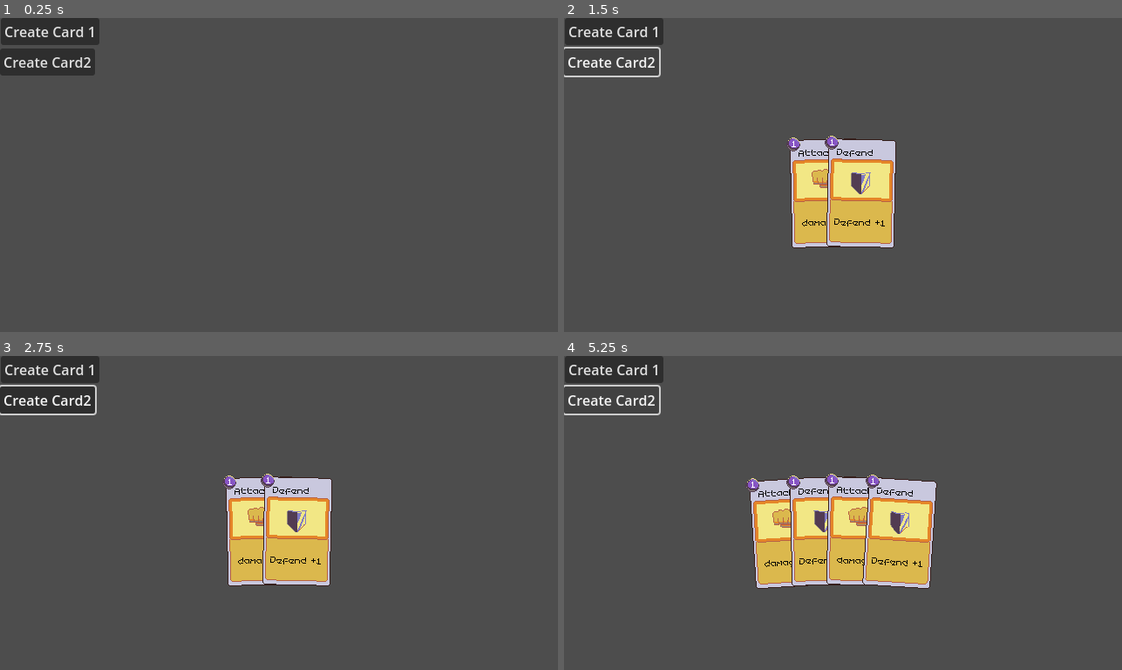
Above: before the commit, frames 1-4 (two rows, left to right).
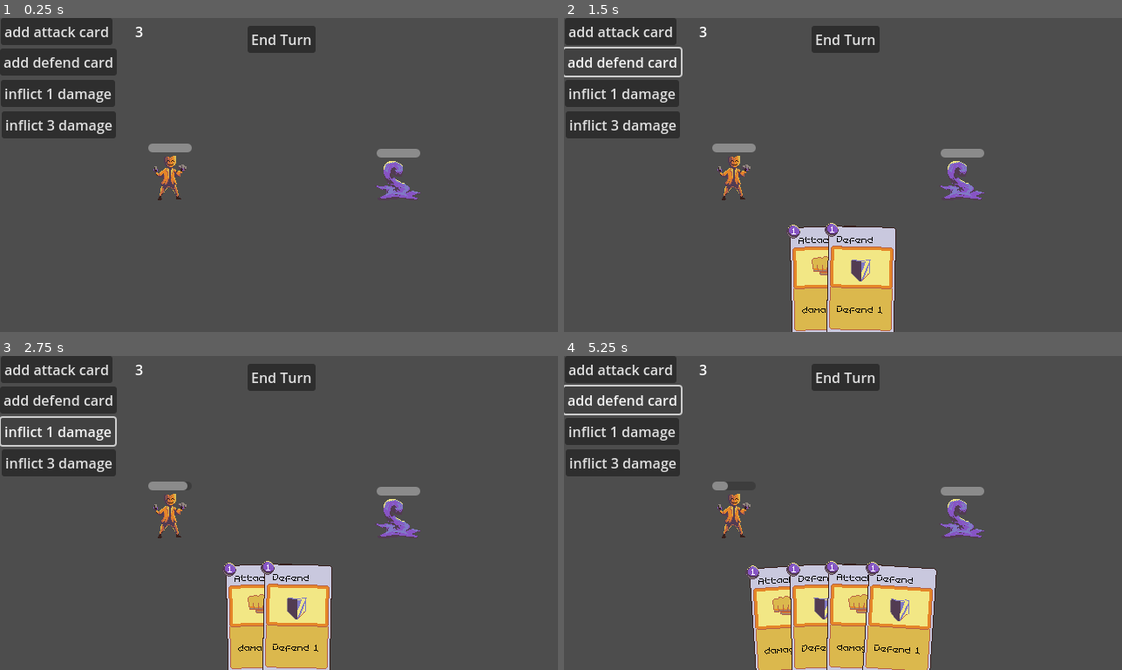
Above: after the commit, the same moments.

Repository: real-ezTheDev/rogue-like-deckbuilder-tutorial
Game: Godot game, scene res://scenes/main.tscn
Two runs of this game, one before a commit and one after it. Both use one fixed random seed, a clock stepped at 60 frames per second and the inputs below. Before the commit the project starts from res://scenes/deck_n_hand.tscn.
Inputs (mouse positions are in pixels of both pictures, inside the frame that each line leads up to):
- Up to frame 1 (0.25 s): no input
- Up to frame 2 (1.5 s): click "Create Card 1" (after the commit: "add attack card") at 0.5 s; click "Create Card2" (after the commit: "add defend card") at 1.25 s
- Up to frame 3 (2.75 s): click (55, 431) at 2 s, where only the run after the commit has a clickable "inflict 1 damage"
- Up to frame 4 (5.25 s): click (625, 462) at 2.75 s, where only the run after the commit has a clickable "inflict 3 damage"; click (843, 377) at 3.5 s, where only the run after the commit has a clickable "End Turn"; click "Create Card 1" (after the commit: "add attack card") at 4.25 s; click "Create Card2" (after the commit: "add defend card") at 5 s

The runs differ from the first frame. In frame 1, 6.6% of the frame differs, in the area x 0-76%, y 0-59%; in frame 2, 18%; in frame 3, 17%; in frame 4, 25%, in the area x 0-76%, y 0-100%.

Commit message:
add attack card functionality add defend card functionality add basic game loop add game over and victory screen

Diff:
--- a/project.godot
+++ b/project.godot
@@ -11,7 +11,7 @@
 [application]
 
 config/name="Roguelike_Deck_Builder"
-run/main_scene="res://scenes/deck_n_hand.tscn"
+run/main_scene="res://scenes/main.tscn"
 config/features=PackedStringArray("4.2", "Forward Plus")
 config/icon="res://icon.svg"
 
@@ -29,6 +29,11 @@
 "events": [Object(InputEventMouseButton,"resource_local_to_scene":false,"resource_name":"","device":-1,"window_id":0,"a …(253 unchanged characters)…
 ]
 }
+restart={
+"deadzone": 0.5,
+"events": [Object(InputEventKey,"resource_local_to_scene":false,"resource_name":"","device":-1,"window_id":0,"alt_pressed":false,"shift_pressed":false,"ctrl_pressed":false,"meta_pressed":false,"pressed":false,"keycode":0,"physical_keycode":82,"key_label":0,"unicode":114,"echo":false,"script":null)
+]
+}
 
 [rendering]
 
--- a/scenes/cards/AttackCard.tscn
+++ b/scenes/cards/AttackCard.tscn
@@ -1,11 +1,13 @@
-[gd_scene load_steps=4 format=3 uid="uid://ccre1vhma2dh7"]
+[gd_scene load_steps=5 format=3 uid="uid://ccre1vhma2dh7"]
 
-[ext_resource type="Script" path="res://scripts/cards/AttackCard.gd" id="1_e8par"]
 [ext_resource type="PackedScene" uid="uid://iirewyd8l7v6" path="res://scenes/Card.tscn" id="1_hsl6c"]
+[ext_resource type="Script" path="res://scripts/cards/UsuableCard.gd" id="1_sv45s"]
 [ext_resource type="Texture2D" uid="uid://ctljr3vkdpoiw" path="res://sprites/attack_card_image.png" id="2_bifgg"]
+[ext_resource type="Script" path="res://scripts/cards/AttackAction.gd" id="4_tty0c"]
 
-[node name="AttackCard" type="Node2D"]
-script = ExtResource("1_e8par")
+[node name="AttackCard" type="Node2D" node_paths=PackedStringArray("action")]
+script = ExtResource("1_sv45s")
+action = NodePath("AttackAction")
 
 [node name="Card" parent="." node_paths=PackedStringArray("card_image") instance=ExtResource("1_hsl6c")]
 card_name = "Attack"
@@ -16,5 +18,8 @@
 position = Vector2(0, -15)
 texture = ExtResource("2_bifgg")
 
+[node name="AttackAction" type="Node2D" parent="."]
+script = ExtResource("4_tty0c")
+
 [connection signal="mouse_entered" from="Card" to="." method="_on_card_mouse_entered"]
 [connection signal="mouse_exited" from="Card" to="." method="_on_card_mouse_exited"]
--- a/scenes/cards/DefendCard.tscn
+++ b/scenes/cards/DefendCard.tscn
@@ -1,20 +1,25 @@
-[gd_scene load_steps=4 format=3 uid="uid://imik7n637hym"]
+[gd_scene load_steps=5 format=3 uid="uid://imik7n637hym"]
 
-[ext_resource type="Script" path="res://scripts/cards/DefendCard.gd" id="1_57rb8"]
+[ext_resource type="Script" path="res://scripts/cards/UsuableCard.gd" id="1_bl3qi"]
 [ext_resource type="PackedScene" uid="uid://iirewyd8l7v6" path="res://scenes/Card.tscn" id="1_cm0x3"]
 [ext_resource type="Texture2D" uid="uid://d1ktcdtttm134" path="res://sprites/defend_card_image.png" id="2_afu8r"]
+[ext_resource type="Script" path="res://scripts/cards/DefendAction.gd" id="4_g168s"]
 
-[node name="DefendCard" type="Node2D"]
-script = ExtResource("1_57rb8")
+[node name="DefendCard" type="Node2D" node_paths=PackedStringArray("action")]
+script = ExtResource("1_bl3qi")
+action = NodePath("DefendAction")
 
 [node name="Card" parent="." node_paths=PackedStringArray("card_image") instance=ExtResource("1_cm0x3")]
 card_name = "Defend"
-card_description = "Defend +1"
+card_description = "Defend 1"
 card_image = NodePath("../CardImage")
 
 [node name="CardImage" type="Sprite2D" parent="."]
 position = Vector2(0, -15)
 texture = ExtResource("2_afu8r")
 
+[node name="DefendAction" type="Node2D" parent="."]
+script = ExtResource("4_g168s")
+
 [connection signal="mouse_entered" from="Card" to="." method="_on_card_mouse_entered"]
 [connection signal="mouse_exited" from="Card" to="." method="_on_card_mouse_exited"]
--- a/scenes/deck_n_hand.tscn
+++ b/scenes/deck_n_hand.tscn
@@ -6,23 +6,22 @@
 [node name="DeckNHand" type="Node2D"]
 script = ExtResource("1_q6837")
 
-[node name="CanvasLayer" type="CanvasLayer" parent="."]
-
-[node name="Hand" parent="CanvasLayer" instance=ExtResource("2_ldc00")]
-position = Vector2(320, 1200)
+[node name="Hand" parent="." instance=ExtResource("2_ldc00")]
+position = Vector2(320, 1300)
 max_card_spread_angle = 2.5
 
 [node name="Button" type="Button" parent="."]
 offset_left = 1.0
 offset_right = 9.0
 offset_bottom = 8.0
-text = "Create Card 1"
+text = "add attack card"
 
 [node name="Button2" type="Button" parent="."]
 offset_top = 35.0
 offset_right = 109.0
 offset_bottom = 66.0
-text = "Create Card2"
+text = "add defend card"
 
+[connection signal="card_activated" from="Hand" to="." method="_on_hand_card_activated"]
 [connection signal="pressed" from="Button" to="." method="_on_button_pressed"]
 [connection signal="pressed" from="Button2" to="." method="_on_button_2_pressed"]
--- /dev/null
+++ b/scenes/main.tscn
@@ -0,0 +1,182 @@
+[gd_scene load_steps=11 format=3 uid="uid://c5861imhnmgc6"]
+
+[ext_resource type="Texture2D" uid="uid://bbgeckmnorkey" path="res://sprites/player_character.png" id="1_36rbm"]
+[ext_resource type="Script" path="res://scripts/Character.gd" id="1_p87pb"]
+[ext_resource type="Script" path="res://scripts/main.gd" id="1_qnfhd"]
+[ext_resource type="Script" path="res://scripts/GameController.gd" id="2_4686m"]
+[ext_resource type="Texture2D" uid="uid://c7wh5dn58dadl" path="res://sprites/enemey_character.png" id="2_dhyt1"]
+[ext_resource type="PackedScene" uid="uid://cgyb5motkrtkt" path="res://scenes/deck_n_hand.tscn" id="3_qq61w"]
+[ext_resource type="Texture2D" uid="uid://diko1them5a1u" path="res://sprites/armor_icon.png" id="4_y06dr"]
+[ext_resource type="FontFile" uid="uid://djpp8dkbxx5fj" path="res://memory-pro-v1/MemoryPro.ttf" id="5_rm4ib"]
+
+[sub_resource type="LabelSettings" id="LabelSettings_6ggv0"]
+font = ExtResource("5_rm4ib")
+font_size = 64
+font_color = Color(1, 0.03, 0.03, 1)
+
+[sub_resource type="LabelSettings" id="LabelSettings_0t5bm"]
+font = ExtResource("5_rm4ib")
+
+[node name="Main" type="Node2D" node_paths=PackedStringArray("player_character")]
+script = ExtResource("1_qnfhd")
+player_character = NodePath("GameScreen/PlayerCharacter")
+
+[node name="CanvasLayer" type="CanvasLayer" parent="."]
+
+[node name="GameOverOverlay" type="ColorRect" parent="CanvasLayer"]
+visible = false
+anchors_preset = 15
+anchor_right = 1.0
+anchor_bottom = 1.0
+grow_horizontal = 2
+grow_vertical = 2
+color = Color(0.490196, 0.0470588, 0.172549, 0.823529)
+
+[node name="Label" type="Label" parent="CanvasLayer/GameOverOverlay"]
+layout_mode = 1
+anchors_preset = 8
+anchor_left = 0.5
+anchor_top = 0.5
+anchor_right = 0.5
+anchor_bottom = 0.5
+offset_left = -34.0
+offset_top = -11.5
+offset_right = 34.0
+offset_bottom = 11.5
+grow_horizontal = 2
+grow_vertical = 2
+text = "Game Over"
+label_settings = SubResource("LabelSettings_6ggv0")
+horizontal_alignment = 1
+vertical_alignment = 1
+
+[node name="VictoryOverlay" type="ColorRect" parent="CanvasLayer"]
+visible = false
+anchors_preset = 15
+anchor_right = 1.0
+anchor_bottom = 1.0
+grow_horizontal = 2
+grow_vertical = 2
+color = Color(0.378, 0.54, 0.3942, 0.439216)
+
+[node name="Label" type="Label" parent="CanvasLayer/VictoryOverlay"]
+layout_mode = 1
+anchors_preset = 8
+anchor_left = 0.5
+anchor_top = 0.5
+anchor_right = 0.5
+anchor_bottom = 0.5
+offset_left = -34.0
+offset_top = -11.5
+offset_right = 34.0
+offset_bottom = 11.5
+grow_horizontal = 2
+grow_vertical = 2
+text = "Victory!!!"
+label_settings = SubResource("LabelSettings_6ggv0")
+horizontal_alignment = 1
+vertical_alignment = 1
+
+[node name="GameController" type="Node2D" parent="."]
+script = ExtResource("2_4686m")
+
+[node name="ManaAmount" type="Label" parent="."]
+offset_left = 155.0
+offset_top = 4.0
+offset_right = 195.0
+offset_bottom = 27.0
+text = "3
+"
+
+[node name="GameScreen" type="Node2D" parent="."]
+
+[node name="PlayerCharacter" type="Node2D" parent="GameScreen"]
+position = Vector2(196, 182)
+script = ExtResource("1_p87pb")
+
+[node name="Sprite" type="Sprite2D" parent="GameScreen/PlayerCharacter"]
+texture = ExtResource("1_36rbm")
+
+[node name="HealthBar" type="ProgressBar" parent="GameScreen/PlayerCharacter"]
+texture_filter = 1
+offset_left = -26.0
+offset_top = -38.0
+offset_right = 24.0
+offset_bottom = -28.0
+max_value = 10.0
+step = 1.0
+value = 10.0
+show_percentage = false
+
+[node name="Armor" type="Sprite2D" parent="GameScreen/PlayerCharacter"]
+visible = false
+position = Vector2(-18, -48)
+texture = ExtResource("4_y06dr")
+
+[node name="Label" type="Label" parent="GameScreen/PlayerCharacter/Armor"]
+offset_left = 9.0
+offset_top = -13.0
+offset_right = 49.0
+offset_bottom = 10.0
+text = "0"
+label_settings = SubResource("LabelSettings_0t5bm")
+vertical_alignment = 1
+
+[node name="EnemyCharacter" type="Node2D" parent="GameScreen"]
+position = Vector2(454, 184)
+script = ExtResource("1_p87pb")
+
+[node name="Sprite" type="Sprite2D" parent="GameScreen/EnemyCharacter"]
+texture = ExtResource("2_dhyt1")
+
+[node name="HealthBar" type="ProgressBar" parent="GameScreen/EnemyCharacter"]
+offset_left = -22.0
+offset_top = -34.0
+offset_right = 28.0
+offset_bottom = -24.0
+max_value = 10.0
+step = 1.0
+value = 10.0
+show_percentage = false
+
+[node name="Armor" type="Sprite2D" parent="GameScreen/EnemyCharacter"]
+visible = false
+position = Vector2(-18, -48)
+texture = ExtResource("4_y06dr")
+
+[node name="Label" type="Label" parent="GameScreen/EnemyCharacter/Armor"]
+offset_left = 9.0
+offset_top = -13.0
+offset_right = 49.0
+offset_bottom = 10.0
+text = "0"
+label_settings = SubResource("LabelSettings_0t5bm")
+vertical_alignment = 1
+
+[node name="DeckNHand" parent="." instance=ExtResource("3_qq61w")]
+
+[node name="InflictOneButton" type="Button" parent="."]
+offset_left = 1.0
+offset_top = 71.0
+offset_right = 132.0
+offset_bottom = 102.0
+text = "inflict 1 damage"
+
+[node name="InflictThreeButton" type="Button" parent="."]
+offset_left = 2.0
+offset_top = 107.0
+offset_right = 133.0
+offset_bottom = 138.0
+text = "inflict 3 damage"
+
+[node name="EndTurn" type="Button" parent="."]
+offset_left = 284.0
+offset_top = 9.0
+offset_right = 362.0
+offset_bottom = 40.0
+text = "End Turn"
+
+[connection signal="card_activated" from="DeckNHand" to="." method="_on_deck_n_hand_card_activated"]
+[connection signal="pressed" from="InflictOneButton" to="." method="_on_inflict_one_button_pressed"]
+[connection signal="pressed" from="InflictThreeButton" to="." method="_on_inflict_three_button_pressed"]
+[connection signal="pressed" from="EndTurn" to="." method="_on_end_turn_pressed"]
--- /dev/null
+++ b/scripts/Character.gd
@@ -0,0 +1,53 @@
+@tool
+class_name Character extends Node2D
+
+@export var max_health: int = 10
+@export var starting_mana: int = 3
+@export var base_armor: int = 0
+@export var current_mana_cap: int = 3
+
+var health: int = 10
+var mana: int = 3
+var armor: int = 0
+
+func set_health_values(_health: int, _max_health: int):
+	max_health = _max_health
+	health = _health
+
+func update_health_bar():
+	if ($HealthBar as ProgressBar).max_value != max_health:
+		($HealthBar as ProgressBar).max_value = max_health
+	if ($HealthBar as ProgressBar).value != health:
+		($HealthBar as ProgressBar).value = health
+
+func update_armor_icon():
+	$"Armor".visible = armor > 0
+	$"Armor/Label".set_text(str(armor))
+
+func spend_mana(amount: int):
+	mana -= amount
+
+func take_damage(amount: int):
+	var damage = max(amount - armor, 0)
+	health -= damage
+
+func add_armor(amount: int):
+	armor += amount
+
+func start_turn():
+	armor = 0
+	mana = current_mana_cap
+
+func reset():
+	health = max_health
+	mana = starting_mana
+	armor = base_armor
+
+# Called when the node enters the scene tree for the first time.
+func _ready():
+	reset()
+
+# Called every frame. 'delta' is the elapsed time since the previous frame.
+func _process(delta):
+	update_health_bar()
+	update_armor_icon()
--- /dev/null
+++ b/scripts/GameController.gd
@@ -0,0 +1,38 @@
+class_name GameController extends Node2D
+
+enum GameState {
+	PLAYER_TURN,
+	ENEMY_TURN,
+	GAMEOVER,
+	VICTORY
+}
+
+@onready var current_state: GameState = GameState.PLAYER_TURN
+
+func transition(next_state: GameState):
+	match current_state:
+		GameState.PLAYER_TURN:
+			pass
+		GameState.ENEMY_TURN:
+			pass
+		GameState.GAMEOVER:
+			pass
+		GameState.VICTORY:
+			pass
+
+	current_state = next_state
+
+	match current_state:
+		GameState.PLAYER_TURN:
+			pass
+		GameState.ENEMY_TURN:
+			pass
+		GameState.GAMEOVER:
+			pass
+		GameState.VICTORY:
+			pass
+
+
+# Called every frame. 'delta' is the elapsed time since the previous frame.
+func _process(delta):
+	pass
--- a/scripts/Hand.gd
+++ b/scripts/Hand.gd
@@ -1,5 +1,7 @@
 @tool
 class_name Hand extends Node2D
+
+signal card_activated(card: UsuableCard)
 
 @export var hand_radius: int = 1000
 @export var card_angle: float = -90
@@ -12,6 +14,13 @@
 var hand: Array = []
 var touched: Array = []
 var current_selected_card_index: int = -1
+
+func empty_hand():
+	current_selected_card_index = -1
+	for card in hand:
+		card.queue_free()
+	hand = []
+	touched = []
 
 func add_card(card: Node2D):
 	hand.push_back(card)
@@ -27,6 +36,10 @@
 	remove_child(removing_card)
 	reposition_cards()
 	return removing_card
+
+func remove_card_by_entity(card: Node2D):
+	var remove_index = hand.find(card)
+	remove_card(remove_index)
 
 func reposition_cards():
 	var card_spread = min(angle_limit / hand.size(), max_card_spread_angle)
@@ -57,7 +70,8 @@
 
 func _input(event):
 	if event.is_action_pressed("mouse_click") && current_selected_card_index >= 0:
-		var card = remove_card(current_selected_card_index)
+		var card = hand[current_selected_card_index]
+		card_activated.emit(card)
 		current_selected_card_index = -1
 
 # Called every frame. 'delta' is the elapsed time since the previous frame.
--- /dev/null
+++ b/scripts/cards/AttackAction.gd
@@ -0,0 +1,7 @@
+extends Node2D
+
+func activate(game_state: Dictionary):
+	#spend cost
+	game_state.get("caster").spend_mana(1)
+	#damage 1
+	game_state.get("targets")[0].take_damage(1)
--- a/scripts/cards/AttackCard.gd
+++ /dev/null
@@ -1,25 +0,0 @@
-extends Node2D
-
-signal mouse_entered(card: Card)
-signal mouse_exited(card: Card)
-
-# Called when the node enters the scene tree for the first time.
-func _ready():
-	pass # Replace with function body.
-
-
-# Called every frame. 'delta' is the elapsed time since the previous frame.
-func _process(delta):
-	pass
-
-func highlight():
-	$Card.highlight()
-
-func unhighlight():
-	$Card.unhighlight()
-
-func _on_card_mouse_entered(card: Card):
-	mouse_entered.emit(self)
-
-func _on_card_mouse_exited(card: Card):
-	mouse_exited.emit(self)
--- /dev/null
+++ b/scripts/cards/DefendAction.gd
@@ -0,0 +1,6 @@
+extends Node2D
+
+func activate(game_state: Dictionary):
+	var caster: Character = game_state.get("caster")
+	caster.add_armor(1)
+	caster.spend_mana(1)
--- a/scripts/cards/DefendCard.gd
+++ b/scripts/cards/UsuableCard.gd
@@ -1,11 +1,14 @@
-extends Node2D
+class_name UsuableCard extends Node2D
 
 signal mouse_entered(card: Card)
 signal mouse_exited(card: Card)
 
+@export var action: Node2D
+
 # Called when the node enters the scene tree for the first time.
 func _ready():
 	pass # Replace with function body.
+
 
 # Called every frame. 'delta' is the elapsed time since the previous frame.
 func _process(delta):
@@ -17,8 +20,14 @@
 func unhighlight():
 	$Card.unhighlight()
 
+func get_cost() -> int:
+	return $Card.card_cost
+
 func _on_card_mouse_entered(card: Card):
 	mouse_entered.emit(self)
 
 func _on_card_mouse_exited(card: Card):
 	mouse_exited.emit(self)
+
+func activate(game_state: Dictionary):
+	action.activate(game_state)
--- a/scripts/deck_n_hand.gd
+++ b/scripts/deck_n_hand.gd
@@ -1,9 +1,11 @@
 extends Node2D
+
+signal card_activated(card: UsuableCard)
 
 @onready var attack_card_scene: PackedScene = preload("res://scenes/cards/AttackCard.tscn")
 @onready var defend_card_scene: PackedScene = preload("res://scenes/cards/DefendCard.tscn")
 
-@onready var hand: Hand = $CanvasLayer/Hand
+@onready var hand: Hand = $Hand
 # Called when the node enters the scene tree for the first time.
 func _ready():
 	pass # Replace with function body.
@@ -13,6 +15,11 @@
 func _process(delta):
 	pass
 
+func reset():
+	$Hand.empty_hand()
+
+func remove_card(card: Node2D):
+	$Hand.remove_card_by_entity(card)
 
 func _on_button_pressed():
 	var attack_card = attack_card_scene.instantiate()
@@ -22,3 +29,6 @@
 func _on_button_2_pressed():
 	var defend_card = defend_card_scene.instantiate()
 	hand.add_card(defend_card)
+
+func _on_hand_card_activated(card):
+	card_activated.emit(card)
--- /dev/null
+++ b/scripts/main.gd
@@ -0,0 +1,83 @@
+extends Node2D
+
+@export var player_character: Character
+
+@onready var game_control: GameController = $GameController
+
+var enemy_character_state: int = 0
+
+func restart_game():
+	game_control.current_state = GameController.GameState.PLAYER_TURN
+	$GameScreen/PlayerCharacter.reset()
+	$GameScreen/EnemyCharacter.reset()
+	$DeckNHand.reset()
+
+# Called when the node enters the scene tree for the first time.
+func _ready():
+	pass # Replace with function body.
+
+# Called every frame. 'delta' is the elapsed time since the previous frame.
+func _process(delta):
+	$ManaAmount.set_text(str($GameScreen/PlayerCharacter.mana))
+
+	if $GameScreen/PlayerCharacter.health <= 0:
+		game_control.transition(GameController.GameState.GAMEOVER)
+	elif $GameScreen/EnemyCharacter.health <= 0:
+		game_control.transition(GameController.GameState.VICTORY)
+
+	if game_control.current_state == GameController.GameState.ENEMY_TURN:
+		#ai logic
+		if enemy_character_state == 0:
+			$GameScreen/EnemyCharacter.add_armor(0)
+			$GameScreen/PlayerCharacter.take_damage(3)
+		elif enemy_character_state == 1:
+			$GameScreen/EnemyCharacter.add_armor(1)
+			$GameScreen/PlayerCharacter.take_damage(2)
+		elif enemy_character_state == 2:
+			$GameScreen/EnemyCharacter.add_armor(2)
+			$GameScreen/PlayerCharacter.take_damage(1)
+
+		enemy_character_state = posmod(enemy_character_state + 1, 3)
+		game_control.transition(GameController.GameState.PLAYER_TURN)
+		$GameScreen/PlayerCharacter.start_turn()
+
+	if game_control.current_state == GameController.GameState.VICTORY:
+		$CanvasLayer/VictoryOverlay.visible = true
+	else:
+		$CanvasLayer/VictoryOverlay.visible = false
+
+	if game_control.current_state == GameController.GameState.GAMEOVER:
+		$CanvasLayer/GameOverOverlay.visible = true
+	else:
+		$CanvasLayer/GameOverOverlay.visible = false
+
+func _input(event):
+	if event.is_action("restart"):
+		restart_game()
+
+func _on_deck_n_hand_card_activated(card: UsuableCard):
+
+	var card_cost: int = card.get_cost()
+
+	if card_cost <= $GameScreen/PlayerCharacter.mana:
+		card.activate({
+			"caster": $GameScreen/PlayerCharacter,
+			"targets": [$GameScreen/EnemyCharacter]
+		})
+		$DeckNHand.remove_card(card)
+		card.queue_free()
+	else:
+		pass
+
+func _on_inflict_one_button_pressed():
+	player_character.take_damage(1)
+	pass # Replace with function body.
+
+func _on_inflict_three_button_pressed():
+	player_character.take_damage(3)
+	pass # Replace with function body.
+
+func _on_end_turn_pressed():
+	if game_control.current_state == GameController.GameState.PLAYER_TURN:
+		game_control.transition(GameController.GameState.ENEMY_TURN)
+		$GameScreen/EnemyCharacter.start_turn()
Binary file added: sprites/armor_icon.aseprite
Binary file added: sprites/armor_icon.png
Not shown, added: sprites/armor_icon.png.import
Binary file added: sprites/enemey_character.aseprite
Binary file added: sprites/enemey_character.png
Not shown, added: sprites/enemey_character.png.import
Binary file added: sprites/player_character.aseprite
Binary file added: sprites/player_character.png
Not shown, added: sprites/player_character.png.import
